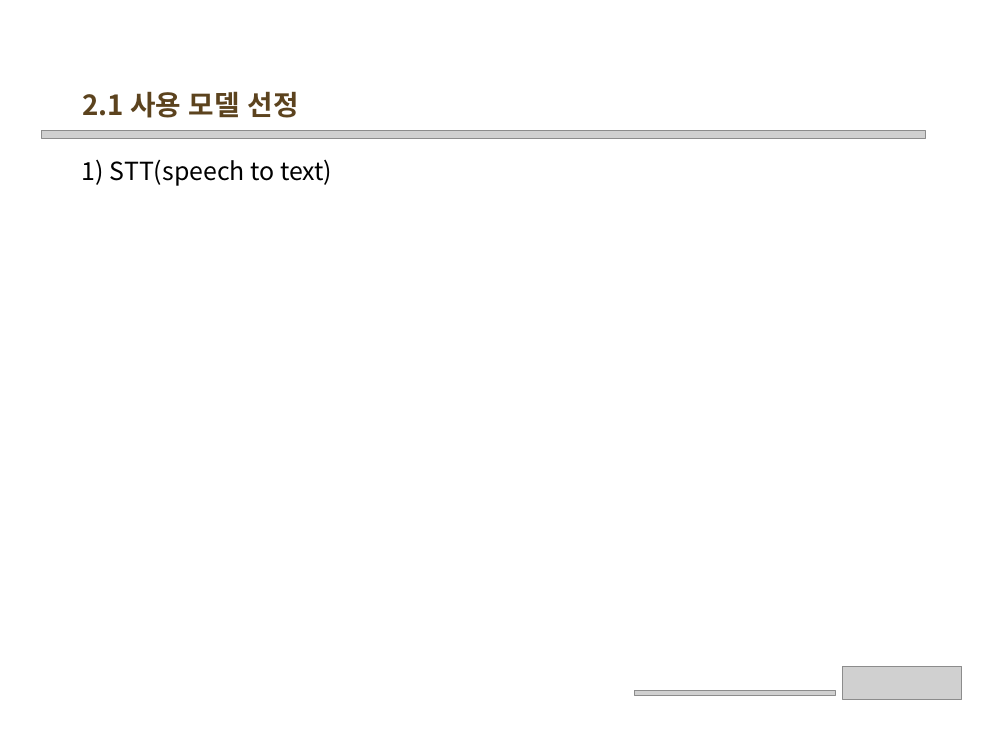
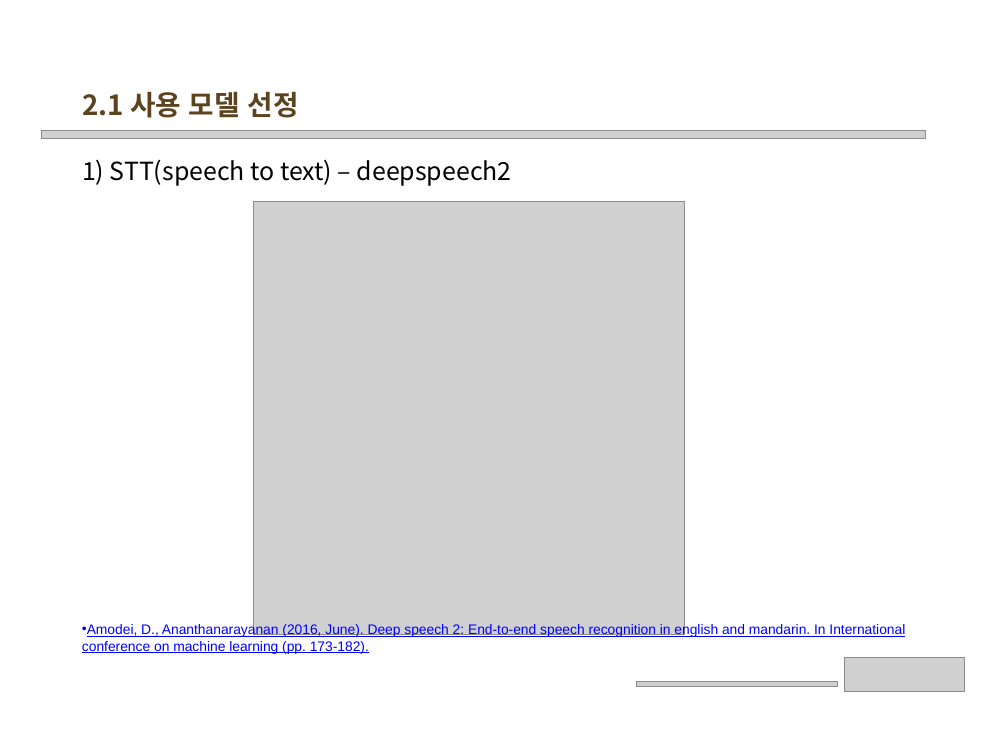
Before and after one commit to wonchul98/audio-to-summary, a slide deck: slide 9 of ppt/0324_2조 프로젝트 주제 발표.pptx. Drawn at 1008x746 pixels with LibreOffice and Linux fonts; fonts in the diff are those of the drawing; grey boxes stand for pictures; background and template pictures are left out. Boxes give left, top, right and bottom in pixels: in the first picture for what was removed or moved away, otherwise in the second. Text is boxed around its words. In the diff, an @@ line names an element or a change of style, - is before the commit and + after.

Commit message:
0324_2조 주제발표
0324_2조 주제발표

```diff
--- a/ppt/0324_2조 프로젝트 주제 발표.pptx
+++ b/ppt/0324_2조 프로젝트 주제 발표.pptx
@@ text at [82,159,512,186]: text changed @@
-1) STT(speech to text)
+1) STT(speech to text) – deepspeech2
@@ picture added at [253,201,684,635] @@
@@ text added at [82,623,905,654], 10 pt, text #0000FF, underline @@
+• Amodei, D., Ananthanarayanan (2016, June). Deep speech 2: End-to-end speech recognition in english and mandarin. In International conference on machine learning (pp. 173-182).
@@ picture: place and size @@
-picture at [842,666,962,699]
+picture at [844,658,964,691]
@@ picture: place and size @@
-picture at [635,690,836,695]
+picture at [637,682,838,687]
```
